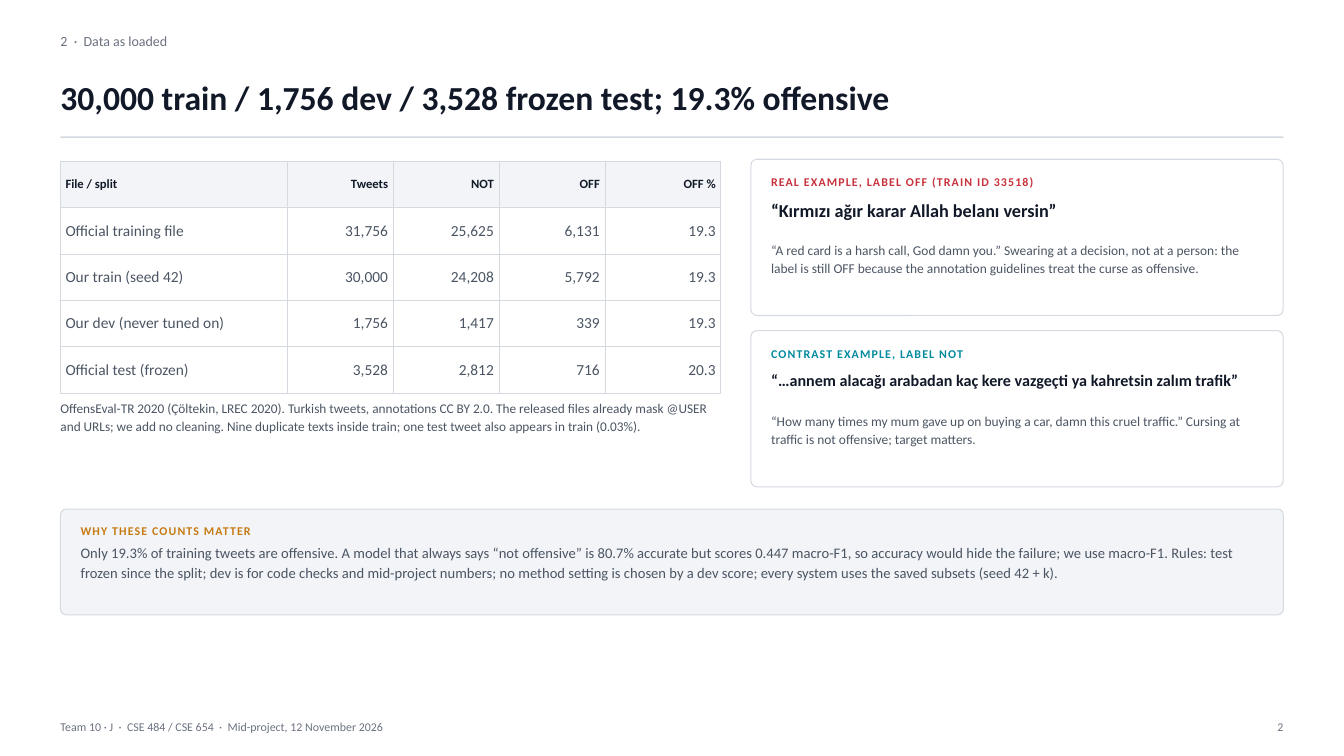
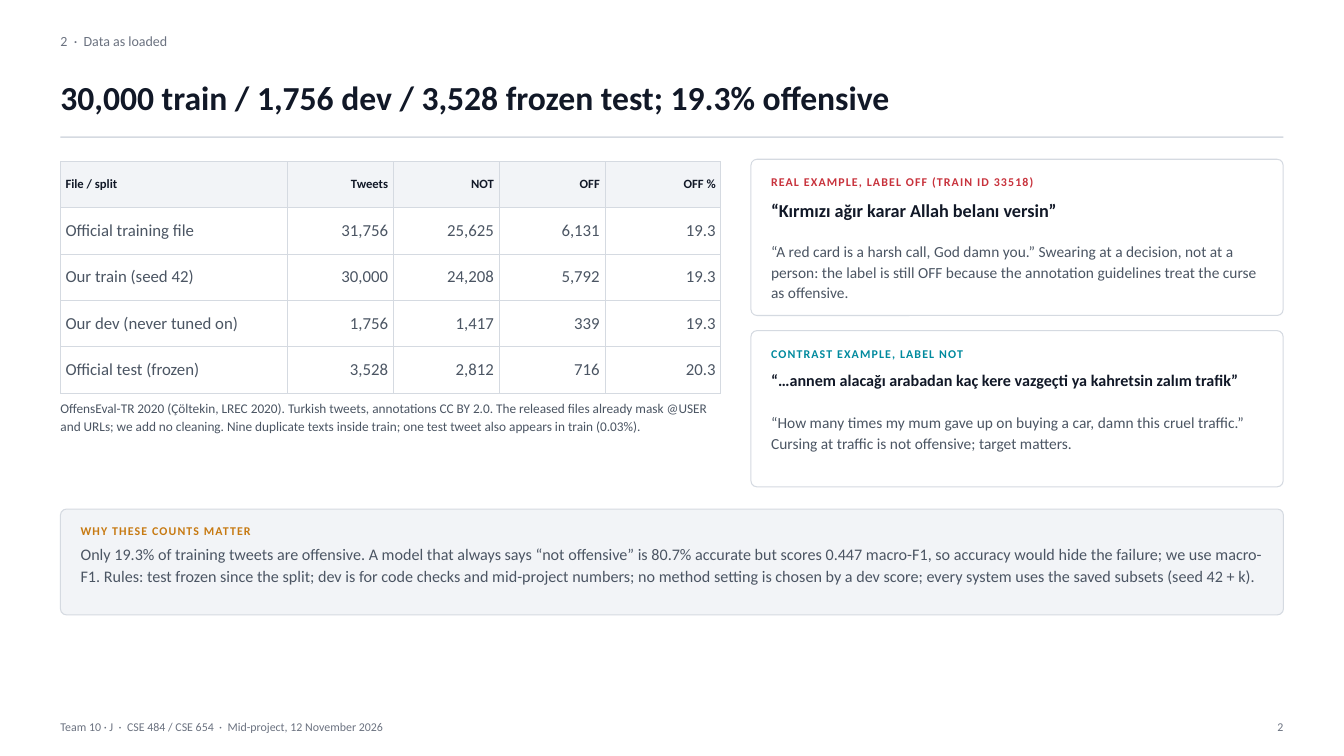
Before and after one commit to VesileHann/offenseval-tr-midproject, a slide deck: slide 2 of paper/Team10_MidProject.pptx. Drawn at 1344x756 pixels with LibreOffice and Linux fonts; fonts in the diff are those of the drawing. Boxes give left, top, right and bottom in pixels: in the first picture for what was removed or moved away, otherwise in the second. Text is boxed around its words. In the diff, an @@ line names an element or a change of style, - is before the commit and + after.

```diff
--- a/paper/Team10_MidProject.pptx
+++ b/paper/Team10_MidProject.pptx
@@ table at (x1=60, y1=161, x2=721, y2=381) @@
@@ size 11 to 12 pt in "Official training file", "31,756", "25,625", "6,131" and 16 more places @@
@@ text "“A red card is a ..." at (x1=771, y1=246, x2=1256, y2=298): size 9.6 to 11 pt @@
@@ text "“How many times my mum ..." at (x1=771, y1=417, x2=1244, y2=452): size 9.6 to 11 pt @@
@@ text "Only 19.3% of training tweets ..." at (x1=81, y1=548, x2=1261, y2=585): size 10.4 to 11.5 pt @@
```
Also in this commit, not shown: 8 other slides changed, 1 other file.
